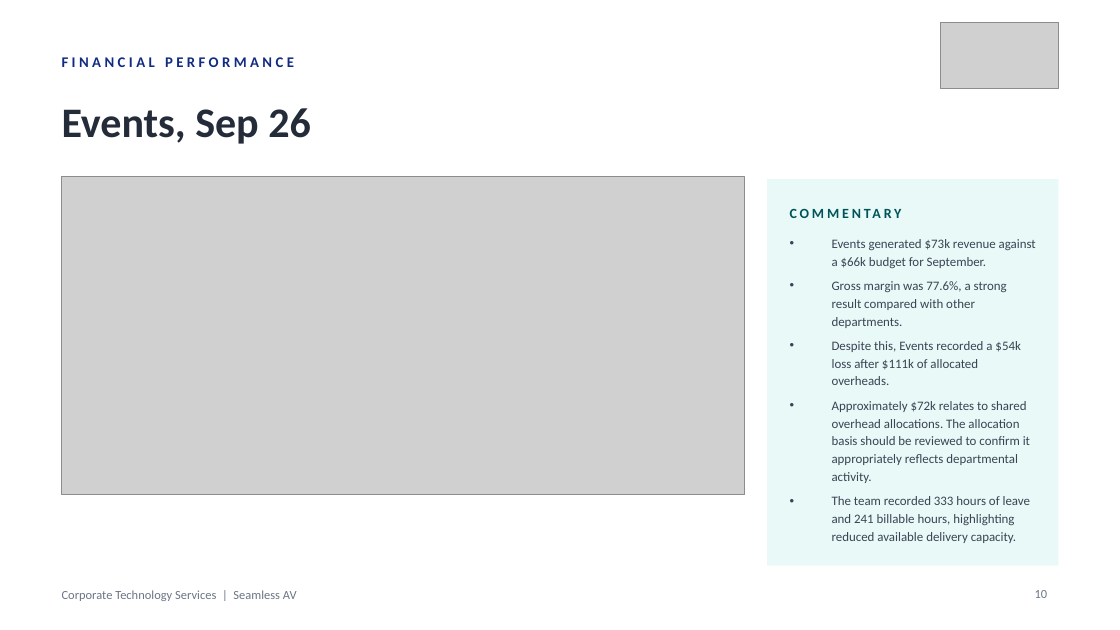
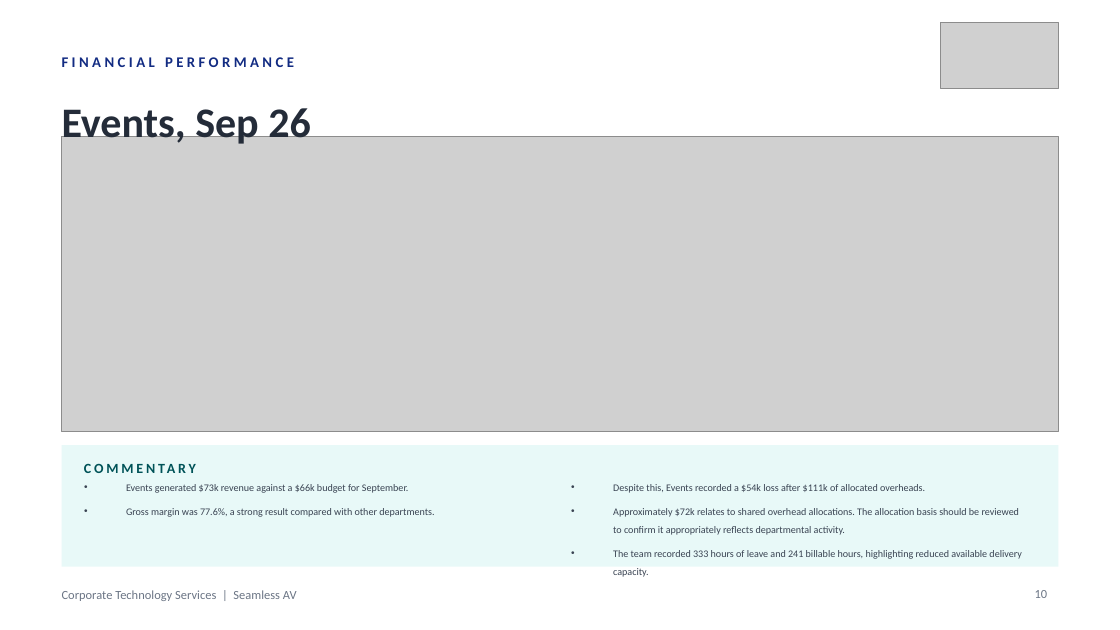
Before and after one commit to WesleyNelson-O33/Claude, a slide deck: slide 10 of deck/CTS Monthly Business Review - 30092026.pptx. Drawn at 1120x630 pixels with LibreOffice and Linux fonts; fonts in the diff are those of the drawing; grey boxes stand for pictures. Boxes give left, top, right and bottom in pixels: in the first picture for what was removed or moved away, otherwise in the second. Text is boxed around its words. In the diff, an @@ line names an element or a change of style, - is before the commit and + after.

```diff
--- a/deck/CTS Monthly Business Review - 30092026.pptx
+++ b/deck/CTS Monthly Business Review - 30092026.pptx
@@ picture: place and size @@
-picture at (62, 177, 745, 495)
+picture at (62, 137, 1058, 432)
@@ text at (832, 239, 1036, 328): paragraphs removed @@
-• Events generated $73k revenue against a $66k budget for September.
-• Gross margin was 77.6%, a strong result compared with other departments.
@@ rectangle: place and size @@
-rectangle at (767, 179, 1058, 566)
+rectangle at (62, 446, 1058, 567)
@@ text "COMMENTARY" rewrapped from (790, 199, 1036, 227) to (84, 455, 420, 483) @@
@@ text "Despite this, Events recorded a ...": place and size @@
-text "Despite this, Events recorded a ..." at (832, 239, 1036, 543)
+text "Despite this, Events recorded a ..." at (613, 484, 1021, 559)
@@ text "Despite this, Events recorded a ..." at (613, 484, 1021, 559): size 8.3 to 6.5 pt @@
@@ text added at (126, 484, 434, 517), 6.5 pt, text #3A4453 @@
+• Events generated $73k revenue against a $66k budget for September.
+• Gross margin was 77.6%, a strong result compared with other departments.
```
Also in this commit, not shown: 6 other slides changed, 1 other file.
